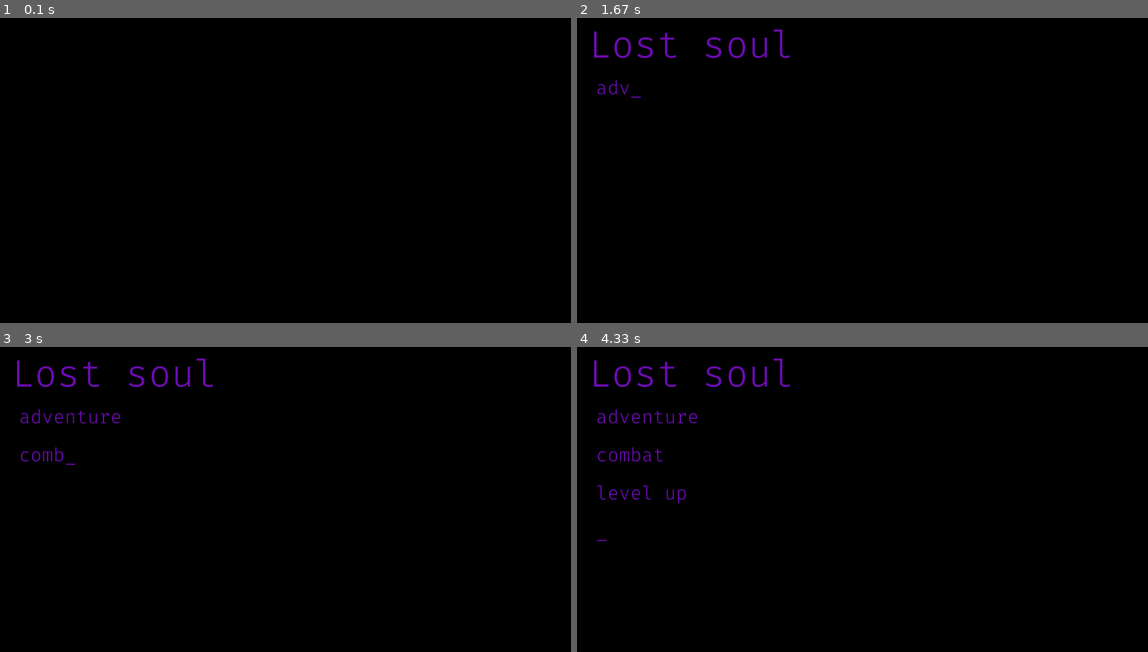
Above: before the commit, frames 1-4 (two rows, left to right).
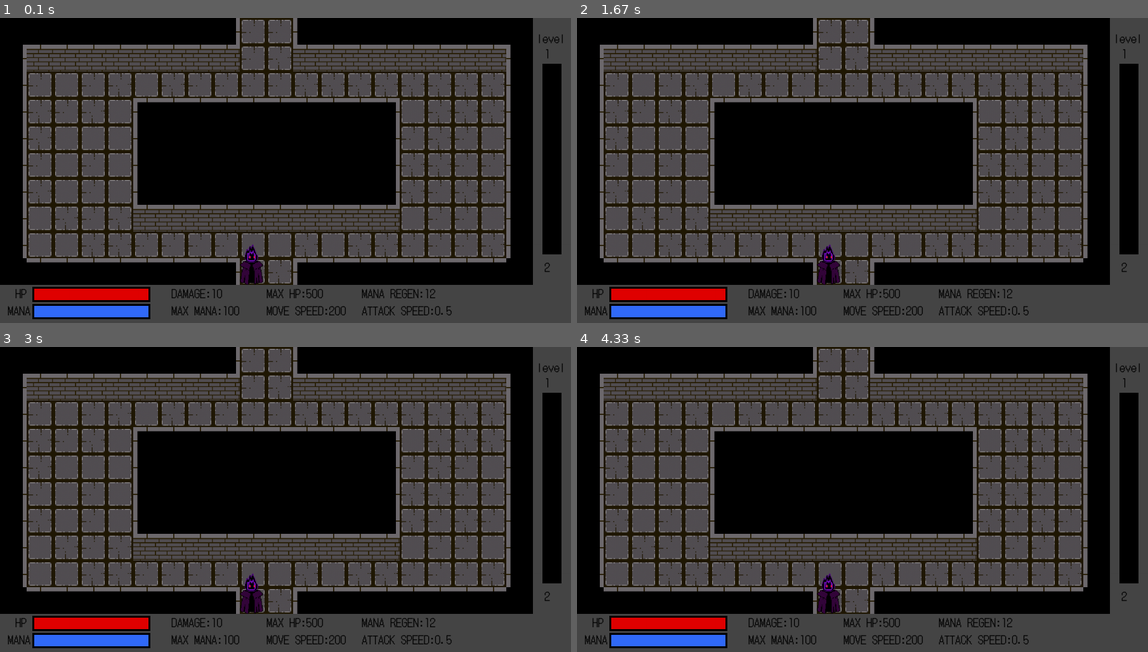
Above: after the commit, the same moments.

Repository: philogamer/pygame1
Game: pygame game, started from code.py
Same seed, same stepped clock (60 frames per second), same inputs: the game is played once before the commit and once after it.
Inputs:
- Up to frame 1 (0.1 s): no input
- Up to frame 2 (1.67 s): no input
- Up to frame 3 (3 s): no input
- Up to frame 4 (4.33 s): no input

The runs differ from the first frame. In frame 1, 63% of the frame differs, in the area x 0-100%, y 0-100%; in frame 2, 63%; in frame 3, 63%; in frame 4, 63%.

Commit message:
make the guide map
make the map when guide the player how to play the game by make a hole in the middle of boss map and add road to get in and out the map

Diff:
--- a/code.py
+++ b/code.py
@@ -379,7 +379,7 @@
         screen.blit(self.img,(self.x,self.y))
         self.rect=pygame.Rect(self.x,self.y,self.w,self.w*87/70)
 
-stage='start'
+stage='guide'
 #normal and boss
 rendermap=True
 firstdoor=[]  #for save the door for next map
@@ -774,13 +774,62 @@
             obstacle.append(Obstacle(199,'V'))
             rendermap=False
             creeps=[]
+    if stage=='guide':
+        if rendermap:
+            player.put(99)
+            player.mana=player.maxmana
+            map=[]
+            obstacle=[]
+            bullets=[]
+            smallbullets=[]
+            slashes=[]
+            wall=[]
+            slashcooldown=0
+            mapcount+=1
+            bosses=[]
+            bossattacks=[]
+            for i in range(1,199):
+                if i%10==1 and i!=91 and i!=101:
+                    wall.append(Map(i,'W'))
+                else:
+                    map.append(Map(i,'F'))
+            for i in range(1,9):
+                obstacle.append(Obstacle(i,'SR'))
+            for i in range(191,199):
+                obstacle.append(Obstacle(i,'SL'))
+            for i in range(19,199,10):
+                if i!=99 and i!=109 and i!=119 and i!=89:
+                    obstacle.append(Obstacle(i,'ST'))
+            for i in range(0,200,10):
+                if i!=90 and i!=100 and i!=80 and i!=110:
+                    obstacle.append(Obstacle(i,'V'))
+            obstacle.append(Obstacle(9,'V'))
+            obstacle.append(Obstacle(199,'V'))
+            obstacle.append(Obstacle(80,'SR'))
+            obstacle.append(Obstacle(110,'SL'))
+            obstacle.append(Obstacle(89,'SRT'))
+            obstacle.append(Obstacle(119,'SLT'))
+            obstacle.append(Obstacle(143,'SRT'))
+            obstacle.append(Obstacle(53,'SLT'))
+            for i in range(63,143,10):
+                obstacle.append(Obstacle(i,'ST'))
+            for i in range(54,57):
+                obstacle.append(Obstacle(i,'SL'))
+            for i in range(144,147):
+                obstacle.append(Obstacle(i,'SR'))
+            for i in range(66,146,10):
+                obstacle.append(Obstacle(i,'V'))
+            for i in range(57,157,10):
+                wall.append(Map(i,'W'))
+            rendermap=False
+            creeps=[]
 
 
 
 
 
         #main character logic
-    if stage=='normal' or stage=='boss':
+    if stage=='normal' or stage=='boss' or stage=='guide':
         creepspeed=50*(1+0.01*wave)
         player.speed=creepspeed-10+(player.maxspeed-creepspeed)*(player.mana/player.maxmana)
         player.targetx=player.x
@@ -1319,7 +1368,7 @@
 
     #draw on screen
 
-    if stage=='normal' or stage=='boss':
+    if stage=='normal' or stage=='boss' or stage=='guide':
         startwrite=0
         screen.fill((70,70,70))
         for i in map:
@@ -1362,6 +1411,8 @@
             i.draw(screen)
         for i in pluses:
             i.draw(screen)
+
+    if stage=='guide': pygame.draw.rect(screen,(0,0,0),pygame.Rect(420,280,560,140))
 
     if stage=='end':
         line1='You dead!'
